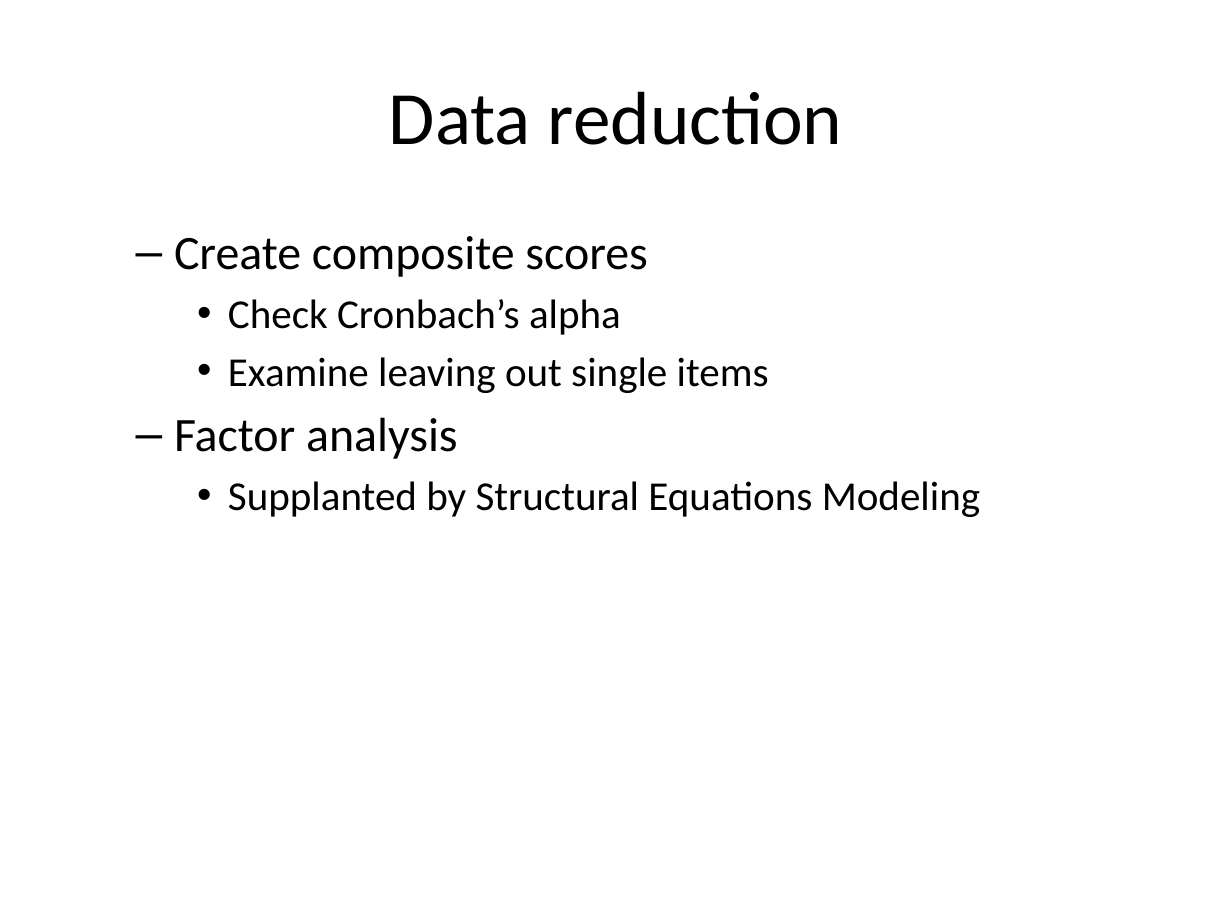
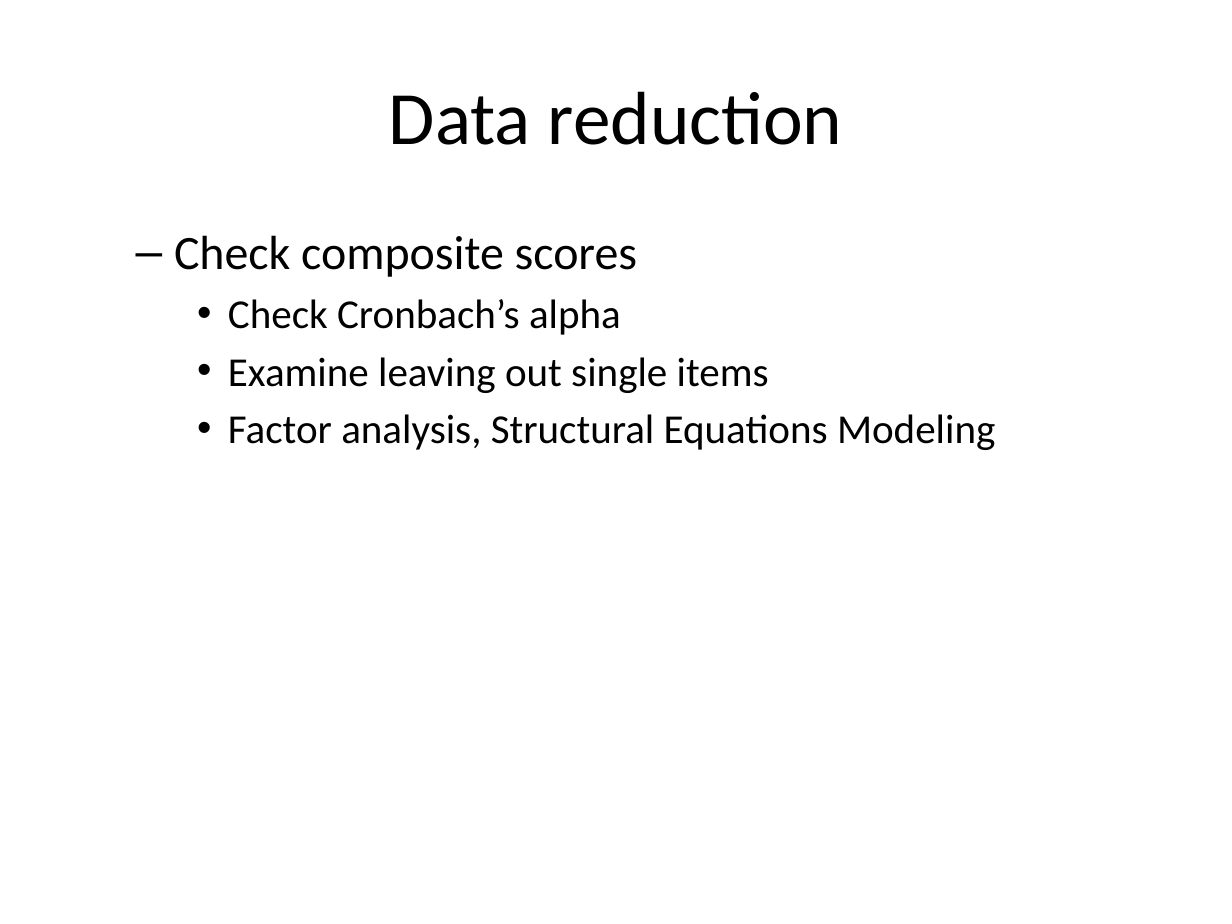
Before and after one commit to classes-medb/5510, a slide deck: slide 83 of src/video-12-hypothesis-testing.pptx (slide 87 before the commit). Drawn at 1232x924 pixels with LibreOffice and Linux fonts; fonts in the diff are those of the drawing. Boxes give left, top, right and bottom in pixels: in the first picture for what was removed or moved away, otherwise in the second. Text is boxed around its words. In the diff, an @@ line names an element or a change of style, - is before the commit and + after.

Commit message:
Qualitative analysis for video 12

```diff
--- a/src/video-12-hypothesis-testing.pptx
+++ b/src/video-12-hypothesis-testing.pptx
@@ text at bbox=[174, 235, 637, 277]: text changed @@
-  – Create composite scores
+  – Check composite scores
@@ text at bbox=[228, 414, 995, 450]: text changed @@
-  – Factor analysis
-    • Supplanted by Structural Equations Modeling
+    • Factor analysis, Structural Equations Modeling
```
Also in this commit, not shown: 18 other slides changed, 10 slides added, 19 slides removed, 5 other files.
